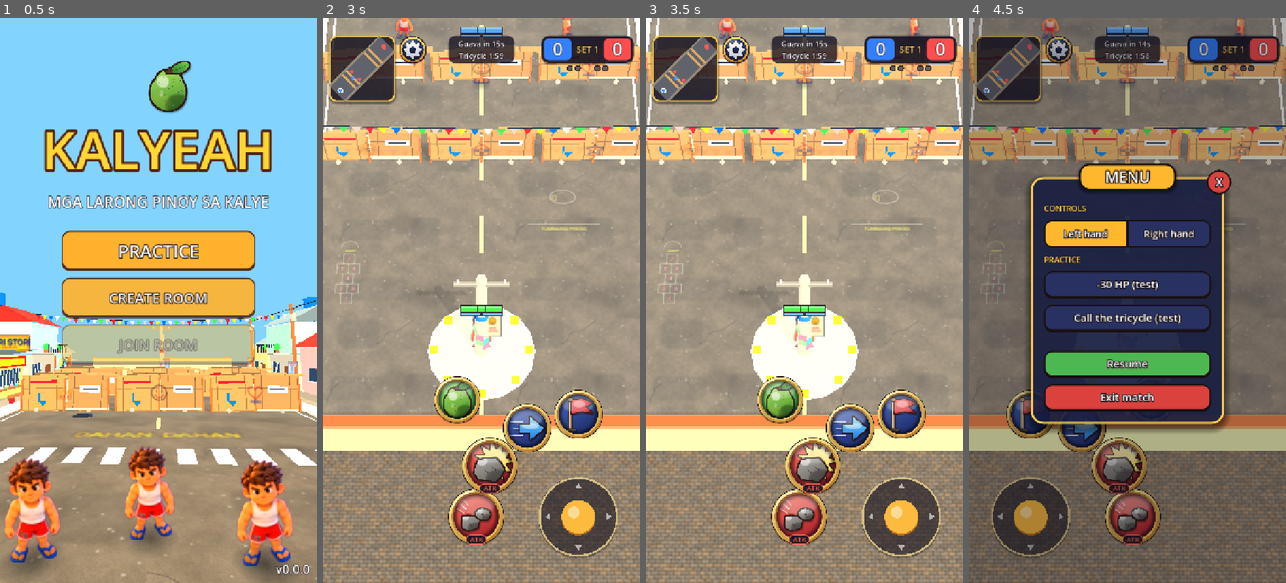
Above: before the commit, frames 1-4 (left to right).
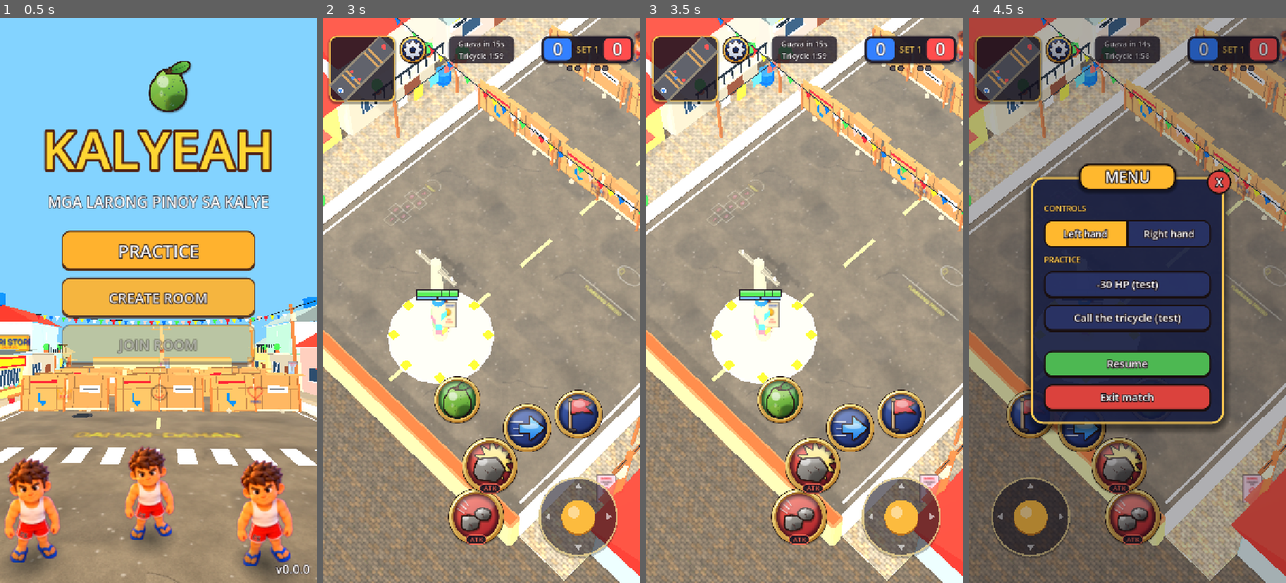
Above: after the commit, the same moments.

Repository: earl-gh/bayabas
Game: Godot game, scene res://scenes/ui/title_screen.tscn
Same seed, same stepped clock (60 frames per second), same inputs: the game is played once before the commit and once after it.
Inputs (mouse positions are in pixels of both pictures, inside the frame that each line leads up to):
- Up to frame 1 (0.5 s): no input
- Up to frame 2 (3 s): click "PRACTICE" at 0.5 s; click "Bato" at 1.25 s; click "Bato H" at 2 s; click "READY!" at 2.75 s
- Up to frame 3 (3.5 s): no input
- Up to frame 4 (4.5 s): click (1057, 51) at 3.5 s; click "Left hand" at 4.25 s

Frame 1 is identical in both runs. In frame 2, 44% of the frame differs, in the area x 0-100%, y 0-100%; in frame 3, 44%; in frame 4, 32%.

Commit message:
feat(camera): bird's-eye view from the back right; controls follow the screen
Co-Authored-By: Claude Opus 5.5 <noreply@anthropic.com>
Claude-Session: https://claude.ai/code/session_01Vpde5vHZTWw1h4wGUTJzwu

Diff:
--- a/data/rules/camera_rules.tres
+++ b/data/rules/camera_rules.tres
@@ -4,6 +4,7 @@
 
 [resource]
 script = ExtResource("1_camera")
+yaw_offset_degrees = 45.0
 pitch_degrees = 60.0
 vfov_degrees = 30.0
 visible_width = 14.0
--- a/scripts/input/local_input.gd
+++ b/scripts/input/local_input.gd
@@ -43,7 +43,15 @@
 	return (a + b).limit_length(1.0)
 
 
-## Screen-relative stick to world movement. The other team's camera is rotated
-## 180 degrees, so their stick is rotated back.
-static func to_world(stick: Vector2, flip: bool) -> Vector2:
-	return -stick if flip else stick
+## Screen-relative stick to world movement: screen up is where the camera looks.
+## The camera is turned `yaw_degrees` (behind-right view), and the other team's view
+## is turned another 180 degrees, so the stick is turned the same way.
+static func to_world(stick: Vector2, flip: bool, yaw_degrees: float = 0.0) -> Vector2:
+	var yaw: float = deg_to_rad(yaw_degrees + (180.0 if flip else 0.0))
+	return Vector2(stick.x * cos(yaw) + stick.y * sin(yaw), -stick.x * sin(yaw) + stick.y * cos(yaw))
+
+
+## The inverse of `to_world`: the screen direction that moves along `world`.
+static func to_screen(world: Vector2, flip: bool, yaw_degrees: float = 0.0) -> Vector2:
+	var yaw: float = deg_to_rad(yaw_degrees + (180.0 if flip else 0.0))
+	return Vector2(world.x * cos(yaw) - world.y * sin(yaw), world.x * sin(yaw) + world.y * cos(yaw))
--- a/scripts/view/camera_rules.gd
+++ b/scripts/view/camera_rules.gd
@@ -7,6 +7,10 @@
 ## metres of lane are on screen at the hero, whatever the phone's aspect ratio.
 ## Pure math on data from data/rules/camera_rules.tres.
 
+## The camera sits behind and to the right of the hero (a bird's-eye view from the
+## back right): it is turned this many degrees around the hero, so the street runs
+## diagonally up the screen from bottom left to top right.
+@export var yaw_offset_degrees: float = 0.0
 ## Pitch from horizontal, in degrees (League of Legends: 56).
 @export var pitch_degrees: float = 0.0
 ## VERTICAL field of view, in degrees (League of Legends: 30).
@@ -36,17 +40,18 @@
 
 
 ## Camera position relative to the target. Own side (+Z, no flip) looks toward -Z,
-## so the camera sits behind on the +Z side; the other team is mirrored.
+## so the camera sits behind on the +Z side (and `yaw_offset_degrees` to the right);
+## the other team is mirrored.
 func camera_offset(camera_distance: float, flip: bool) -> Vector3:
 	var pitch: float = deg_to_rad(pitch_degrees)
 	var back: float = camera_distance * cos(pitch)
-	if flip:
-		back = -back
-	return Vector3(0.0, camera_distance * sin(pitch), back)
+	var yaw: float = deg_to_rad(yaw_degrees(flip))
+	return Vector3(back * sin(yaw), camera_distance * sin(pitch), back * cos(yaw))
 
 
+## The camera's turn around the vertical axis (0 = looking straight down -Z).
 func yaw_degrees(flip: bool) -> float:
-	return 180.0 if flip else 0.0
+	return yaw_offset_degrees + (180.0 if flip else 0.0)
 
 
 ## Where the camera aims: a little ahead of the hero toward the enemy base,
--- a/scripts/view/match_input.gd
+++ b/scripts/view/match_input.gd
@@ -13,6 +13,8 @@
 const SLOTS: int = 3
 
 var stick: Vector2 = Vector2.ZERO
+## The camera's turn (CameraRules.yaw_offset_degrees): screen directions follow it.
+var camera_yaw: float = 0.0
 var pending_buttons: int = 0
 ## Per aimed slot: finger down, release waiting to be sent, Q/E/R aiming.
 var touch_held: Array[bool] = [false, false, false]
@@ -67,7 +69,7 @@
 ## defends the -Z base; `mouse_aim` is called as `mouse_aim.call(slot)` for Q/E/R.
 func build(flip: bool, mouse_aim: Callable, tick: int) -> PlayerInput:
 	var combined: Vector2 = LocalInput.combine(stick, LocalInput.keyboard_vector())
-	var world_move: Vector2 = LocalInput.to_world(combined, flip)
+	var world_move: Vector2 = LocalInput.to_world(combined, flip, camera_yaw)
 	var buttons: int = pending_buttons | LocalInput.keyboard_buttons()
 	pending_buttons = 0
 	var aim: Vector2 = Vector2.ZERO
--- a/scripts/view/practice_match.gd
+++ b/scripts/view/practice_match.gd
@@ -216,6 +216,7 @@
 
 ## Overhead display and minimap get the sim; the top HUD clears the notch.
 func _setup_hud() -> void:
+	input.camera_yaw = _camera.rules.yaw_offset_degrees
 	hud.overhead.setup(sim, _camera, local_id, local_team)
 	hud.minimap.setup(sim, local_id, local_team)
 	hud.set_top_inset(_safe_top_inset())
@@ -270,7 +271,7 @@
 
 
 func _screen_to_world(screen_aim: Vector2) -> Vector2:
-	return LocalInput.to_world(screen_aim, _flip())
+	return LocalInput.to_world(screen_aim, _flip(), input.camera_yaw)
 
 
 ## Mouse position on the ground, relative to the player, scaled by the weapon range.
--- a/tests/unit/test_camera_rules.gd
+++ b/tests/unit/test_camera_rules.gd
@@ -38,18 +38,21 @@
 func test_offset_sits_behind_and_above_the_target() -> void:
 	var offset: Vector3 = CAMERA.camera_offset(20.0, false)
 	assert_almost_eq(offset.y, 20.0 * sin(deg_to_rad(CAMERA.pitch_degrees)), 0.001)
-	assert_almost_eq(offset.z, 20.0 * cos(deg_to_rad(CAMERA.pitch_degrees)), 0.001)
+	var back: float = 20.0 * cos(deg_to_rad(CAMERA.pitch_degrees))
+	assert_almost_eq(Vector2(offset.x, offset.z).length(), back, 0.001)
 	assert_gt(offset.z, 0.0, "own side: camera behind on +Z, looking toward -Z")
-	assert_eq(offset.x, 0.0)
+	assert_gt(offset.x, 0.0, "and to the right: a bird's-eye view from the back right")
+	assert_almost_eq(rad_to_deg(atan2(offset.x, offset.z)), CAMERA.yaw_offset_degrees, 0.001)
 
 
 func test_other_team_view_is_mirrored() -> void:
 	var own: Vector3 = CAMERA.camera_offset(20.0, false)
 	var other: Vector3 = CAMERA.camera_offset(20.0, true)
 	assert_almost_eq(other.z, -own.z, 0.0001)
+	assert_almost_eq(other.x, -own.x, 0.0001)
 	assert_almost_eq(other.y, own.y, 0.0001)
-	assert_eq(CAMERA.yaw_degrees(false), 0.0)
-	assert_eq(CAMERA.yaw_degrees(true), 180.0)
+	assert_eq(CAMERA.yaw_degrees(false), 45.0)
+	assert_eq(CAMERA.yaw_degrees(true), 225.0)
 
 
 func test_target_looks_ahead_toward_the_enemy_and_is_clamped_near_the_ends() -> void:
--- a/tests/unit/test_local_input.gd
+++ b/tests/unit/test_local_input.gd
@@ -125,3 +125,15 @@
 	hud.menu.right_button.pressed.emit()
 	assert_false(hud.left_handed)
 	Settings.set_left_handed(was_left)
+
+
+func test_the_stick_follows_the_turned_camera() -> void:
+	# camera behind-right (45 degrees): screen up heads forward-left in the world
+	var up: Vector2 = LocalInput.to_world(Vector2(0.0, -1.0), false, 45.0)
+	assert_almost_eq(up.x, -0.7071, 0.001)
+	assert_almost_eq(up.y, -0.7071, 0.001)
+	for stick: Vector2 in [Vector2(0.3, -0.8), Vector2(-1.0, 0.0), Vector2(0.6, 0.6)]:
+		for flip: bool in [false, true]:
+			var back: Vector2 = LocalInput.to_screen(LocalInput.to_world(stick, flip, 45.0), flip, 45.0)
+			assert_almost_eq(back.x, stick.x, 0.0001)
+			assert_almost_eq(back.y, stick.y, 0.0001)
--- a/tests/unit/test_practice_match.gd
+++ b/tests/unit/test_practice_match.gd
@@ -43,13 +43,13 @@
 	assert_eq(player.position, LAYOUT.base_center(MapLayout.SIDE_OWN))
 	var camera: Camera3D = practice.get_node("%FollowCamera") as Camera3D
 	assert_gt(camera.position.z, player.position.y - 0.001, "camera is behind the player (+Z side)")
-	assert_almost_eq(camera.rotation_degrees.y, 0.0, 0.001)
+	assert_almost_eq(camera.rotation_degrees.y, CAMERA.yaw_offset_degrees, 0.001, "behind and to the right")
 
 
 func test_stick_moves_the_player_and_the_camera_follows() -> void:
 	var practice: PracticeMatch = _practice()
 	var start_z: float = practice.sim.players[PracticeMatch.LOCAL_ID].position.y
-	practice.set_stick(Vector2(0.0, -1.0))
+	practice.set_stick(_toward_enemy(practice))
 	for i: int in 30:
 		practice.advance(DT)
 	var player: PlayerState = practice.sim.players[PracticeMatch.LOCAL_ID]
@@ -321,7 +321,7 @@
 	var enemy: PlayerState = _enemy_ahead(practice, 2.5)
 	practice.aim_started(0)
 	practice.advance(DT)
-	practice.aim_released(Vector2(0.0, -1.0), false, 0)
+	practice.aim_released(_toward_enemy(practice), false, 0)
 	for i: int in 30:
 		practice.advance(DT)
 	assert_eq(enemy.hp, 76, "screen up is toward the enemy base")
@@ -526,10 +526,10 @@
 	assert_eq(practice.own_side(), MapLayout.SIDE_ENEMY, "we defend the -Z base now")
 	assert_eq(map.base_color(MapLayout.SIDE_ENEMY), StreetMap.OWN_COLOR, "our base is blue wherever it is")
 	var camera: Camera3D = practice.get_node("%FollowCamera") as Camera3D
-	assert_almost_eq(absf(camera.rotation_degrees.y), 180.0, 0.01, "own base still at the bottom of the screen")
+	assert_almost_eq(wrapf(camera.rotation_degrees.y - CAMERA.yaw_degrees(true), -180.0, 180.0), 0.0, 0.01, "own base still at the bottom of the screen")
 	var player: PlayerState = practice.sim.players[PracticeMatch.LOCAL_ID]
 	var start_z: float = player.position.y
-	practice.set_stick(Vector2(0.0, -1.0))
+	practice.set_stick(_toward_enemy(practice))
 	for i: int in 15:
 		practice.advance(DT)
 	assert_gt(player.position.y, start_z, "stick up still walks toward the enemy base (+Z now)")
@@ -687,3 +687,9 @@
 	practice.advance(DT)
 	assert_eq(player.hp, 70)
 	assert_eq(practice.overhead().popup_count(), 1)
+
+
+## The screen direction (stick or drag) that heads straight for the enemy base.
+func _toward_enemy(practice: PracticeMatch) -> Vector2:
+	var flip: bool = practice.own_side() == MapLayout.SIDE_ENEMY
+	return LocalInput.to_screen(Vector2(0.0, -float(practice.own_side())), flip, CAMERA.yaw_offset_degrees)
Not shown, changed: docs/GDD.md
